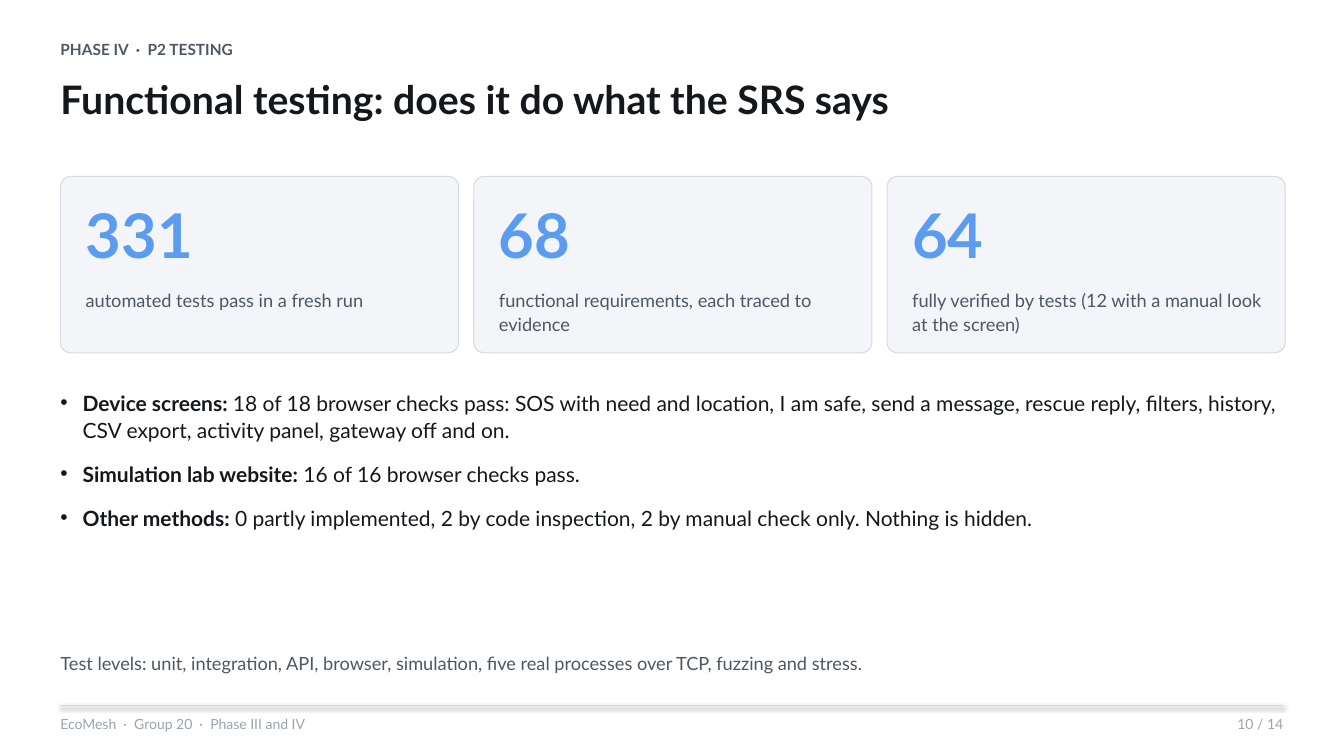
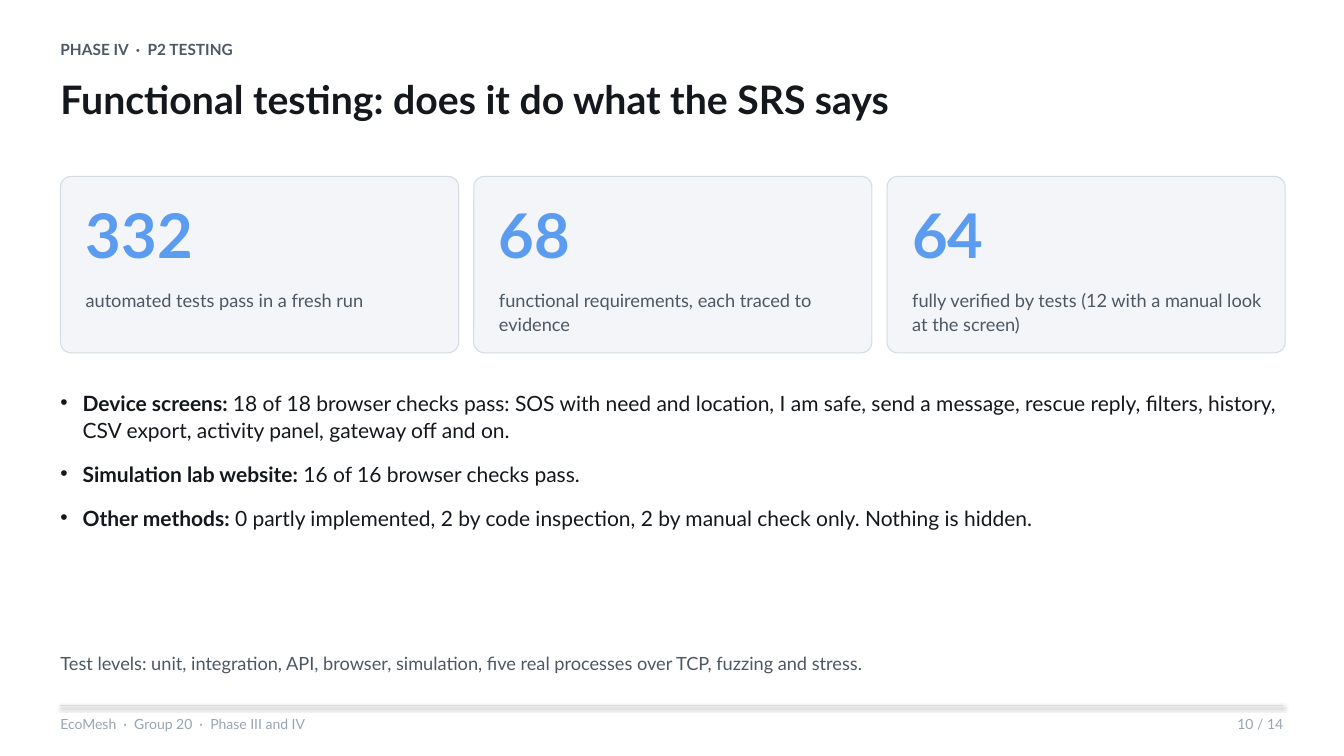
Before and after one commit to tanvisheth1234-wq/miniproject, a slide deck: slide 10 of docs/Phase_III_IV_EcoMesh_Final.pptx. Drawn at 1344x756 pixels with LibreOffice and Linux fonts; fonts in the diff are those of the drawing. Boxes give left, top, right and bottom in pixels: in the first picture for what was removed or moved away, otherwise in the second. Text is boxed around its words. In the diff, an @@ line names an element or a change of style, - is before the commit and + after.

```diff
--- a/docs/Phase_III_IV_EcoMesh_Final.pptx
+++ b/docs/Phase_III_IV_EcoMesh_Final.pptx
@@ text at [86,213,193,259]: text changed @@
-331
+332
```
Also in this commit, not shown: 4 other slides changed, 24 other files.
